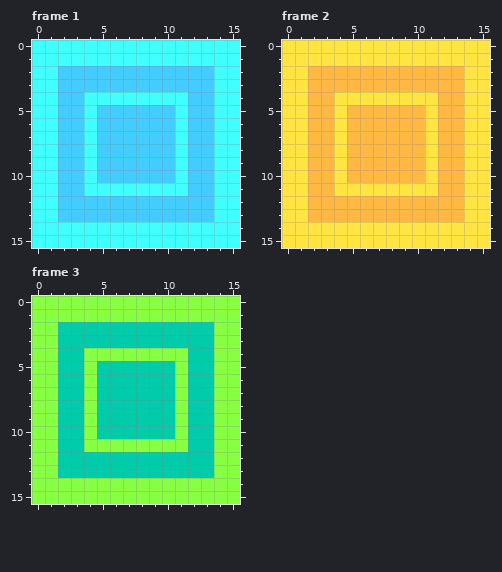
Pixel-art file, stored at Panel.aseprite. Above: the version before the commit.
16x16 pixels, 3 frames. Shown: frame 1, frame 2, frame 3.
Once edited:
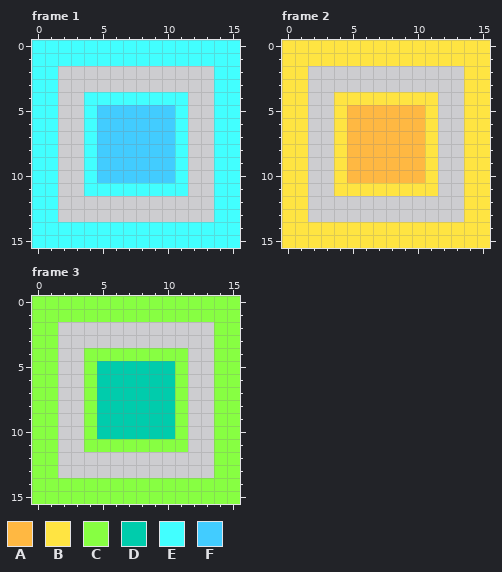
Palette (. is transparent): A #ffb842  B #ffe442  C #87ff42  D #00ccac  E #42ffff  F #42ccff
The edit:
Frame 1:
y 2..3: x 2..13 FFFFFFFFFFFF -> ............
y 4..11: x 2..3 FF -> ..; x 12..13 FF -> ..
y 12..13: x 2..13 FFFFFFFFFFFF -> ............
Frame 2:
y 2..3: x 2..13 AAAAAAAAAAAA -> ............
y 4..11: x 2..3 AA -> ..; x 12..13 AA -> ..
y 12..13: x 2..13 AAAAAAAAAAAA -> ............
Frame 3:
y 2..3: x 2..13 DDDDDDDDDDDD -> ............
y 4..11: x 2..3 DD -> ..; x 12..13 DD -> ..
y 12..13: x 2..13 DDDDDDDDDDDD -> ............
Boxes around the changes in both pictures, in picture pixels (x1, y1, x2, y2):
erased: (58, 66, 214, 222)
erased: (308, 66, 464, 222)
erased: (58, 322, 214, 478)
